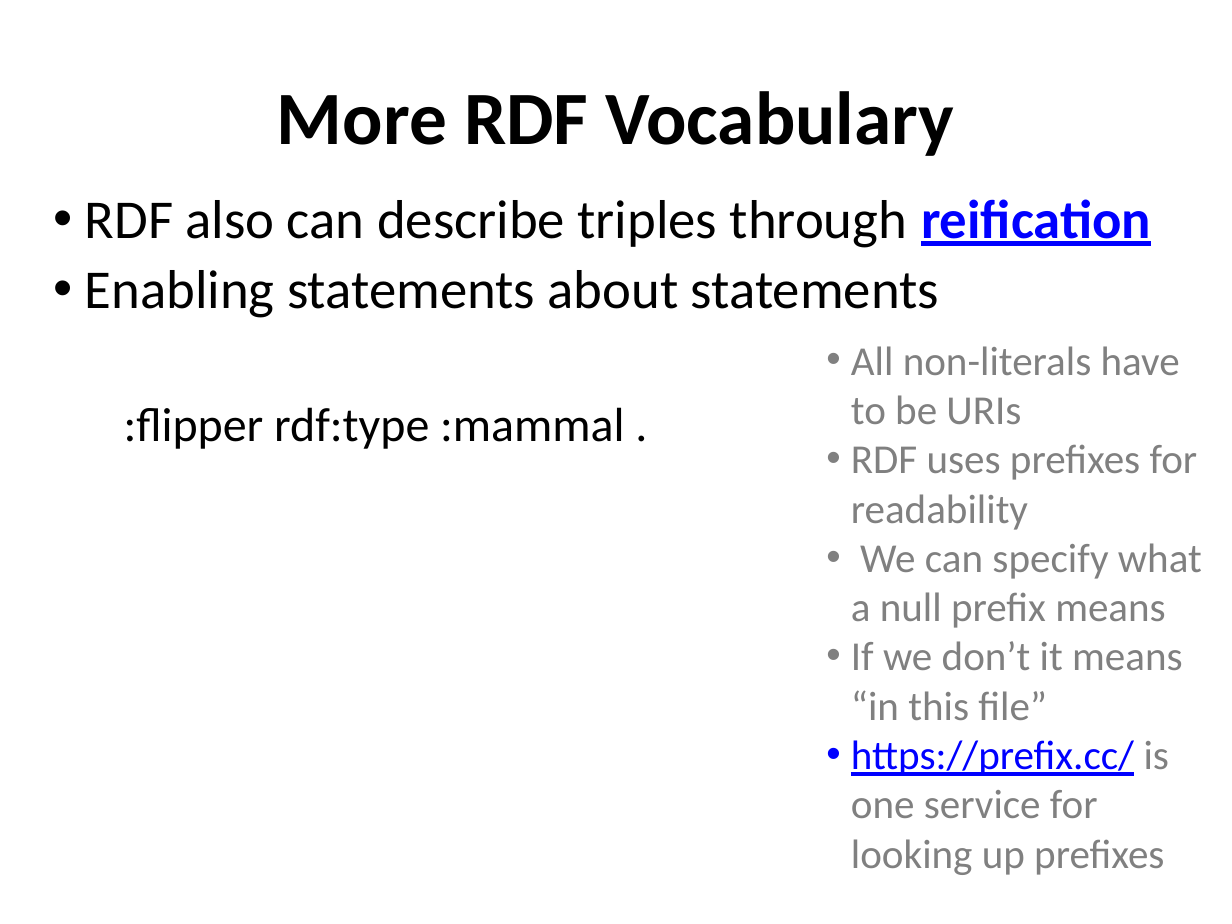
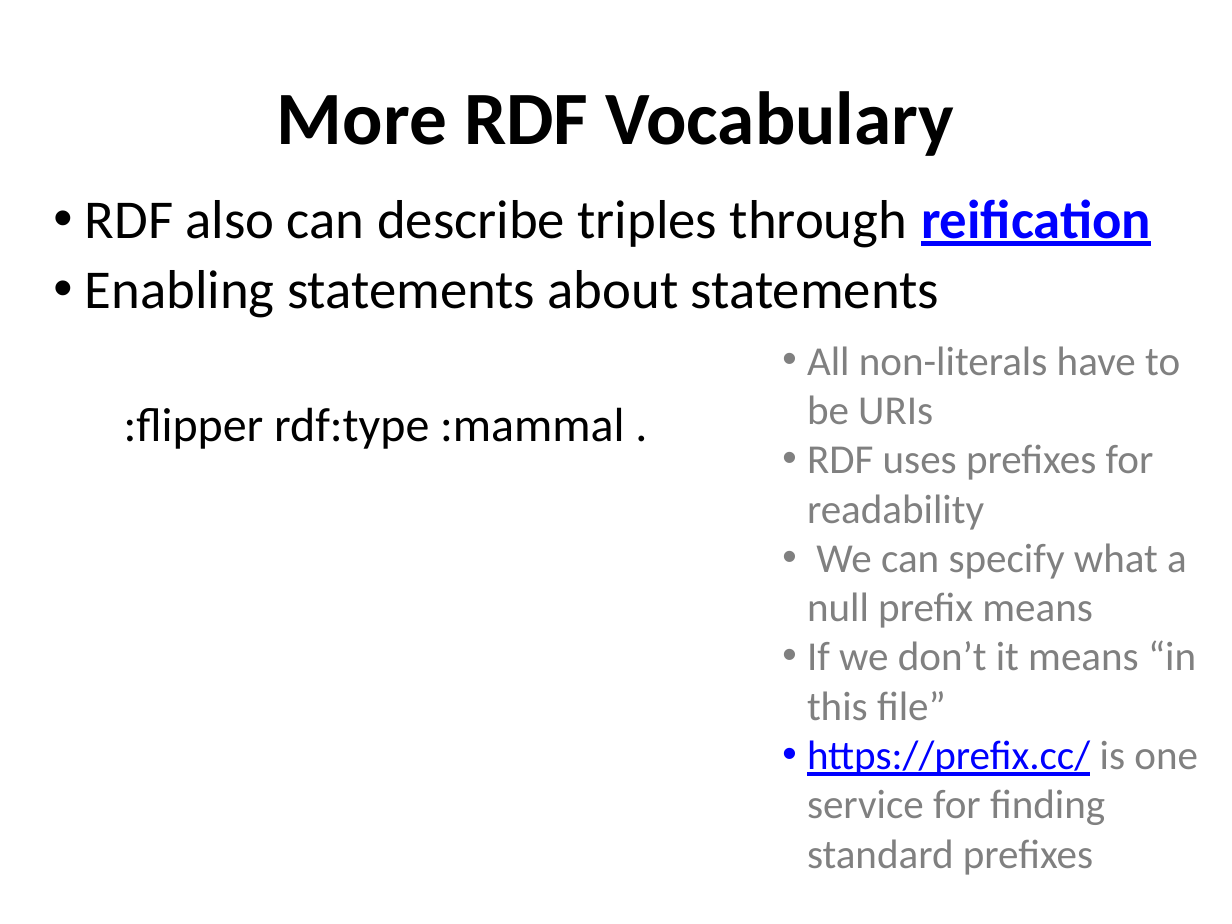
Before and after one commit to UMBC-CMSC-491-691-F19-Knowledge-Graphs/class_material, a slide deck: slide 28 of notes/01_introduction/01c_technologies.pptx (slide 33 before the commit). Drawn at 1232x924 pixels with LibreOffice and Linux fonts; fonts in the diff are those of the drawing. Boxes give left, top, right and bottom in pixels: in the first picture for what was removed or moved away, otherwise in the second. Text is boxed around its words. In the diff, an @@ line names an element or a change of style, - is before the commit and + after.

```diff
--- a/notes/01_introduction/01c_technologies.pptx
+++ b/notes/01_introduction/01c_technologies.pptx
@@ text "All non-literals have to be ...": place and size @@
-text "All non-literals have to be ..." at <box>851,346,1202,875</box>
+text "All non-literals have to be ..." at <box>807,346,1198,875</box>
@@ text at <box>807,740,1198,875</box>: text changed @@
-• https://prefix.cc/ is one service for looking up prefixes
+• https://prefix.cc/ is one service for finding standard prefixes
```
Also in this commit, not shown: 11 other slides changed, 3 slides added, 6 slides removed, 23 other files.
